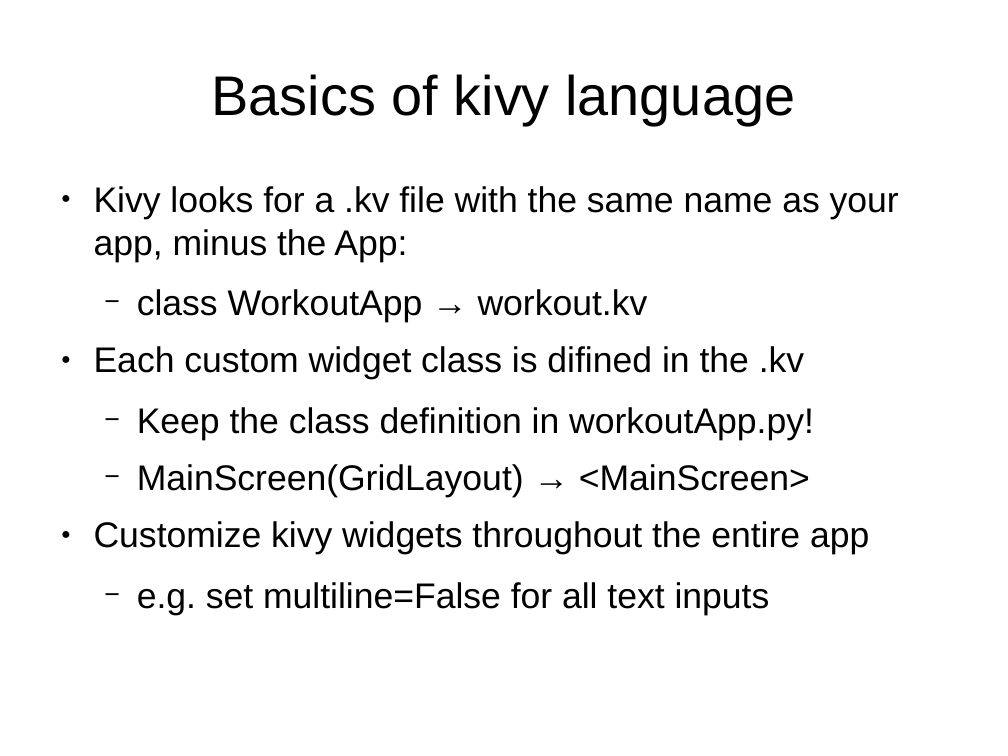
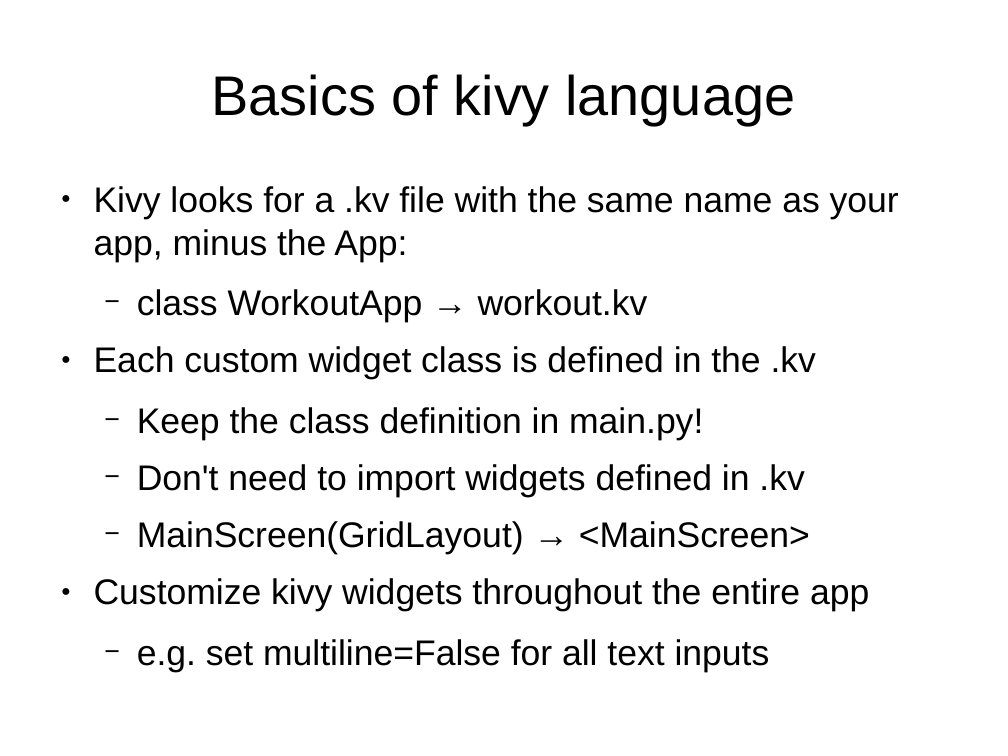
Before and after one commit to adasilva/intro_kivy, a slide deck: slide 18 of intro_kivy.odp (slide 16 before the commit). Drawn at 1008x756 pixels with LibreOffice and Linux fonts; fonts in the diff are those of the drawing. Boxes give left, top, right and bottom in pixels: in the first picture for what was removed or moved away, otherwise in the second. Text is boxed around its words. In the diff, an @@ line names an element or a change of style, - is before the commit and + after.

Commit message:
pdf version of slides

```diff
--- a/intro_kivy.odp
+++ b/intro_kivy.odp
@@ text at (94,346,816,498): text changed @@
-● Each custom widget class is difined in the .kv
-  − Keep the class definition in workoutApp.py!
+● Each custom widget class is defined in the .kv
+  − Keep the class definition in main.py!
+  − Don't need to import widgets defined in .kv
```
Also in this commit, not shown: 7 other slides changed, 2 slides added, 3 other files.
